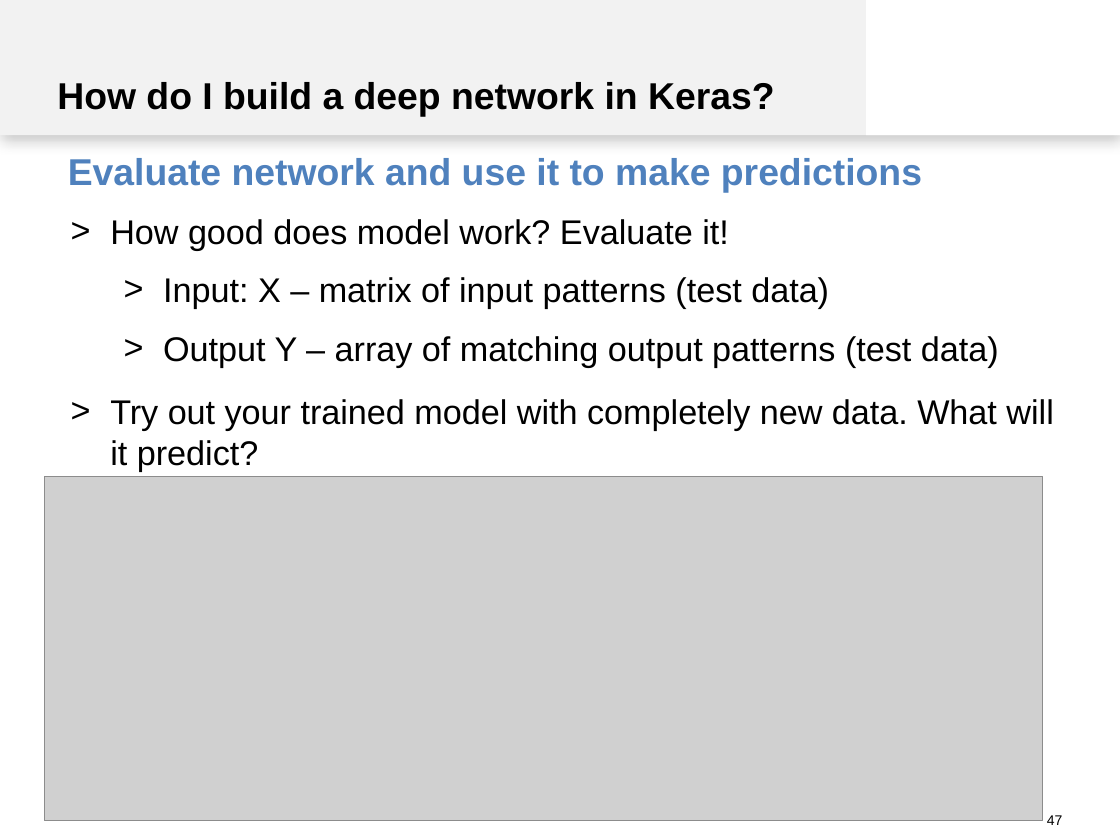
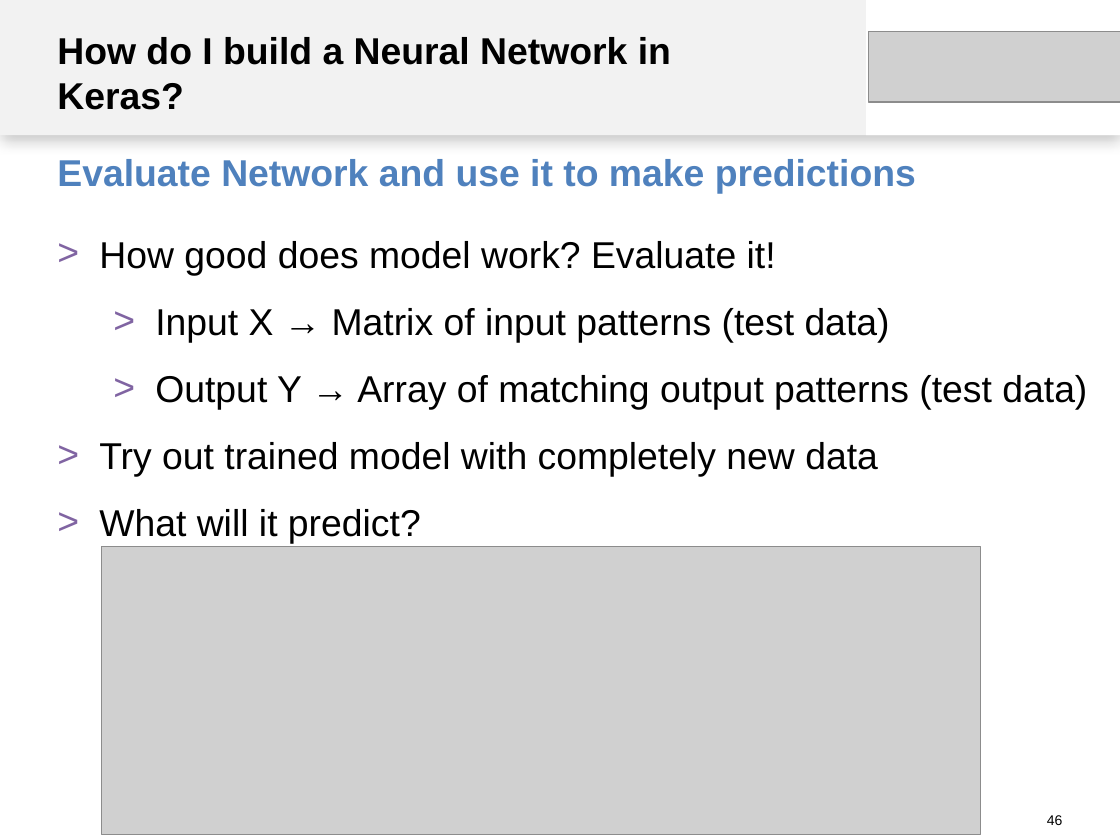
Before and after one commit to spinfo/LSS_DLwithText, a slide deck: slide 46 of docs/introduction.pptx (slide 47 before the commit). Drawn at 1120x840 pixels with LibreOffice and Linux fonts; fonts in the diff are those of the drawing; grey boxes stand for pictures. Boxes give left, top, right and bottom in pixels: in the first picture for what was removed or moved away, otherwise in the second. Text is boxed around its words. In the diff, an @@ line names an element or a change of style, - is before the commit and + after.

```diff
--- a/docs/introduction.pptx
+++ b/docs/introduction.pptx
@@ text at bbox=[57, 37, 671, 110]: text changed @@
-How do I build a deep network in Keras?
+How do I build a Neural Network in Keras?
@@ picture added at bbox=[869, 31, 1120, 102] @@
@@ text at bbox=[57, 159, 916, 194]: text changed @@
-Evaluate network and use it to make predictions
+Evaluate Network and use it to make predictions
@@ text "Evaluate Network and use it ..." at bbox=[57, 159, 916, 194]: vertical alignment bottom to middle @@
@@ text "How good does model work? ...": place and size @@
-text "How good does model work? ..." at bbox=[110, 219, 1053, 472]
+text "How good does model work? ..." at bbox=[99, 241, 1087, 544]
@@ text "How good does model work? ..." at bbox=[99, 241, 1087, 544]: vertical alignment bottom to top @@
@@ text at bbox=[99, 241, 776, 275]: size 22 to 24 pt in "How good does model work? Evaluate it!"; indent changed; line spacing 1 to 1.5; less space between paragraphs; bullet colour #000000 to #8064A2 @@
@@ text at bbox=[99, 308, 1087, 544]: text changed; size 22 to 24 pt @@
-  > Input: X – matrix of input patterns (test data)
-  > Output Y – array of matching output patterns (test data)
-> Try out your trained model with completely new data. What will it predict?
+  > Input X → Matrix of input patterns (test data)
+  > Output Y → Array of matching output patterns (test data)
+> Try out trained model with completely new data
+> What will it predict?
@@ picture: place and size @@
-picture at bbox=[44, 476, 1043, 821]
+picture at bbox=[102, 547, 981, 834]
@@ page number at bbox=[1047, 815, 1063, 825]: text changed @@
-47
+46
```
Also in this commit, not shown: 34 other slides changed, 2 slides added, 3 slides removed.
